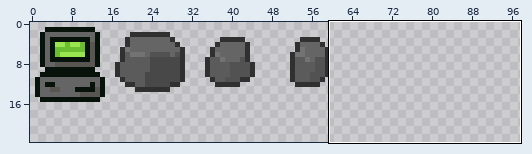
Two states of a pixel-art file, new-game-project/Player(testing)/Tilemap.aseprite. The picture above shows the old version from afar; the outline marks the close-up.
Close-up. Before the commit:
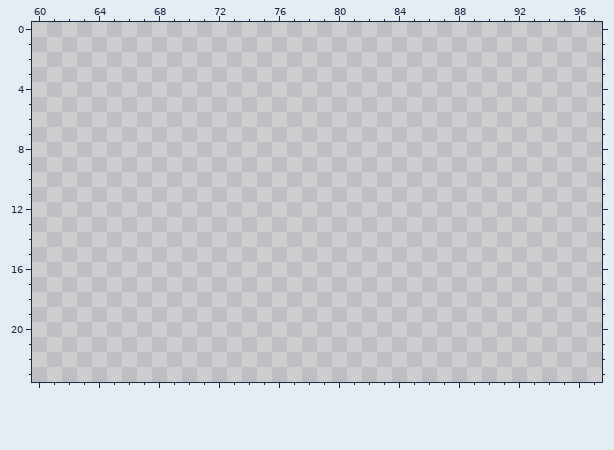
128x128 pixels, 1 frame. Colours within 5 levels of each other are drawn and written as one. Shown: x 60..97, y 0..23. The wide view leaves out empty margins.
Palette (. is transparent): 
After the commit:
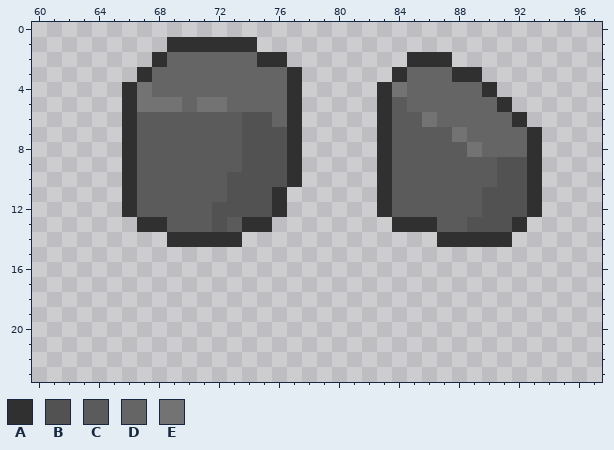
Colours new in this view: A #303030  B #525252  C #5b5b5b  D #656565  E #737373
The edit:
Changed rows in their new state; - is an unchanged pixel.
first column x 66:
 1 ---AAAAAA-------------------
 2 --ADDDDDDAA--------AAA------
 3 -ADDDDDDDDDA------ADDDAA----
 4 AEDDDDDDDDDA-----AEDDDDDA---
 5 AEEEDEEDDDDA-----ACDDDDDDA--
 6 ACCCCCCCBBDA-----ACCEDDDDDA-
 7 ACCCCCCCBBBA-----ACCCCEDDDDA
 8 ACCCCCCCBBBA-----ACCCCCEDDDA
 9 ACCCCCCCBBBA-----ACCCCCCCBBA
10 ACCCCCCBBBBA-----ACCCCCCCBBA
11 ACCCCCCBBBA------ACCCCCCBBBA
12 ACCCCCBBBBA------ACCCCCCBBBA
13 -AACCCBCAA--------AAACCBBBA-
14 ---AAAAA-------------AAAAA--
